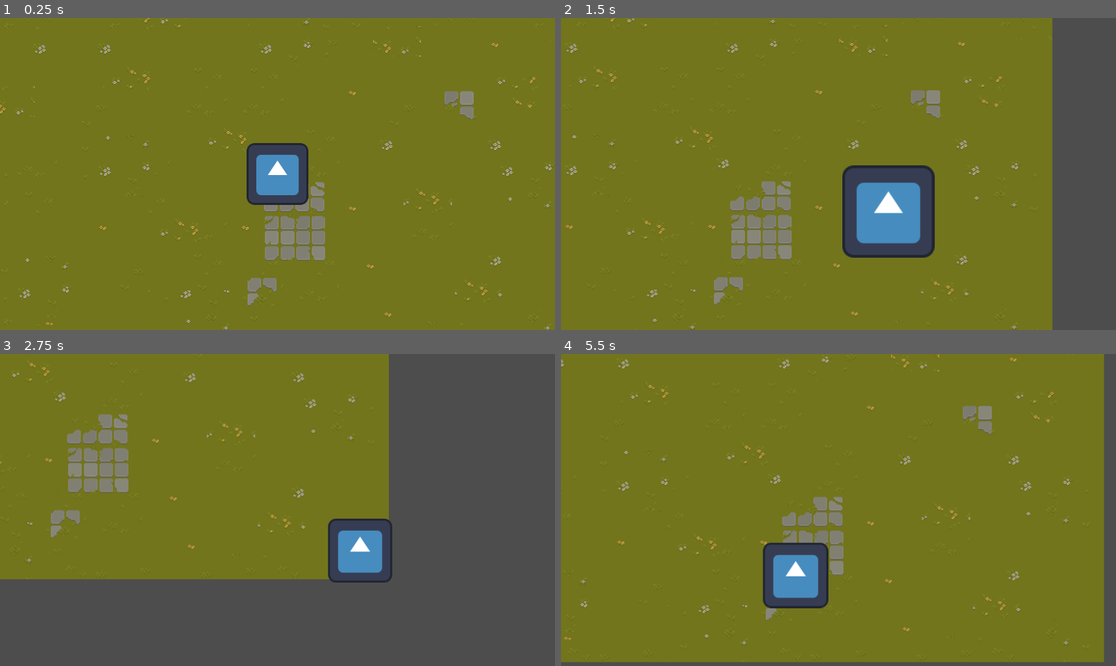
Above: before the commit, frames 1-4 (two rows, left to right).
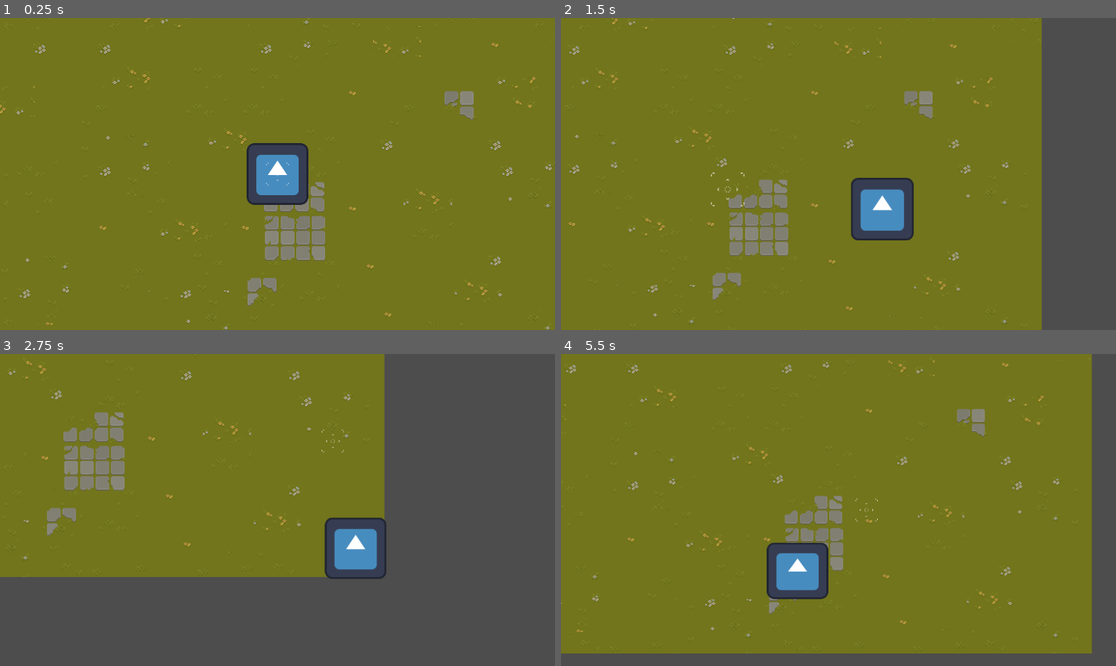
Above: after the commit, the same moments.

Repository: NICKLING017/NICKLING017
Game: Godot game, scene res://Main/Main.tscn
The game is run twice, just before and just after one commit, with the same random seed, the same clock (stepped at 60 frames per second) and the same inputs. The engine's default icon, where the game draws it, is replaced by a stand-in: a white triangle on a blue panel in a dark square.
Inputs (mouse positions are in pixels of both pictures, inside the frame that each line leads up to):
- Up to frame 1 (0.25 s): no input
- Up to frame 2 (1.5 s): tap Enter (ui_accept) at 0.5, 0.77 s; move the mouse to (960, 158) at 0.52 s; hold D (move_right) 0.53-1.28 s; hold Space (SPACE) 0.53-1.28 s; click (960, 158) at 0.67 s; move the mouse to (727, 189) at 1.27 s; hold S (move_down) from 1.28 s (still down); tap Space (SPACE) at 1.35 s; click (727, 189) at 1.42 s
- Up to frame 3 (2.75 s): tap Enter (ui_accept) at 1.52 s; move the mouse to (333, 441) at 2.02 s; release S (move_down) at 2.03 s; hold D (move_right) from 2.03 s (still down); hold F from 2.03 s (still down); click (333, 441) at 2.17 s; tap Space (SPACE) at 2.3 s
- Up to frame 4 (5.5 s): move the mouse to (810, 572) at 2.77 s; release D (move_right) at 2.78 s; release F at 2.78 s; hold W (move_up) 2.78-3.53 s; tap Space (SPACE) at 2.85, 4.55 s; click (810, 572) at 2.92 s; tap Enter (ui_accept) at 3.02, 3.77, 4.52 s; move the mouse to (1005, 556) at 3.52 s; hold Space (SPACE) 3.53-4.28 s; hold A (move_left) 3.53-5.03 s; click (1005, 556) at 3.67 s; move the mouse to (672, 463) at 4.27 s; tap F at 4.35 s; click (672, 463) at 4.42 s; move the mouse to (866, 510) at 5.02 s; hold S (move_down) from 5.03 s (still down); hold Space (SPACE) from 5.03 s (still down); click (866, 510) at 5.17 s

The runs differ from the first frame. In frame 1, less than 0.1% of the frame differs, in the area x 47-53%, y 46-54%; in frame 2, 8.5%, in the area x 0-89%, y 0-100%; in frame 3, 4.0%; in frame 4, 8.0%.

Commit message:
准星 镜头缩放跟随

Diff:
--- /dev/null
+++ b/Godot/基本训练/Main/Crosshair.gd
@@ -0,0 +1,21 @@
+extends Sprite2D
+
+var normal_scale = Vector2(1,1)
+var enlarged_scale = Vector2(1.5,1.5)
+var is_enlarged = false
+
+func _ready():
+	scale = normal_scale
+
+func _process(_delta):
+	position = get_viewport().get_mouse_position()
+
+func _input(event):
+	if event is InputEventMouseButton:
+		if event.button_index == MOUSE_BUTTON_LEFT:
+			if event.pressed:
+				scale = enlarged_scale
+				is_enlarged = true
+			else :
+				scale = normal_scale
+				is_enlarged = false
--- a/Godot/基本训练/Main/Main.tscn
+++ b/Godot/基本训练/Main/Main.tscn
@@ -1,7 +1,9 @@
-[gd_scene load_steps=4 format=3 uid="uid://co5jko2sduu71"]
+[gd_scene load_steps=6 format=3 uid="uid://co5jko2sduu71"]
 
 [ext_resource type="PackedScene" uid="uid://b3nmwx2qtivd" path="res://Player/Player.tscn" id="1_26fh0"]
 [ext_resource type="Texture2D" uid="uid://dtwb2xmliglgu" path="res://img/background_1.png" id="2_mbiy2"]
+[ext_resource type="Texture2D" uid="uid://e0uw0l45vyl3" path="res://img/Crosshair0042.png" id="3_th3qo"]
+[ext_resource type="Script" path="res://Main/Crosshair.gd" id="4_3gb21"]
 
 [sub_resource type="RectangleShape2D" id="RectangleShape2D_updv7"]
 size = Vector2(20, 720)
@@ -18,3 +20,9 @@
 [node name="CollisionShape2D" type="CollisionShape2D" parent="StaticBody2D"]
 position = Vector2(-648, 0)
 shape = SubResource("RectangleShape2D_updv7")
+
+[node name="CanvasLayer" type="CanvasLayer" parent="."]
+
+[node name="Crosshair" type="Sprite2D" parent="CanvasLayer"]
+texture = ExtResource("3_th3qo")
+script = ExtResource("4_3gb21")
--- a/Godot/基本训练/Player/Camera2D.gd
+++ b/Godot/基本训练/Player/Camera2D.gd
@@ -1,6 +1,9 @@
 extends Camera2D
 
 const MAX_DISTANCE = 48 # 摄像头移动的最大距离
+const NORMAL_ZOOM = Vector2(1, 1) # 镜头缩放
+const ZOOMED_OUT = Vector2(0.95, 0.95)  # 拉远时的缩放值
+const LERP_SPEED = 5.0  # 插值速度
 
 var target_distance = 0
 var center_pos = position # 初始化摄像头位置
@@ -8,6 +11,10 @@
 func _process(delta):
 	var direction = center_pos.direction_to(get_local_mouse_position()) # 计算摄像头位置到鼠标位置的方向向量
 	var target_pos = center_pos + direction * target_distance # 根据方向和目标距离计算目标位置
+	var target_zoom = NORMAL_ZOOM
+	if Input.is_key_pressed(KEY_SPACE):  # 检查空格键是否被按下
+		target_zoom = ZOOMED_OUT  # 如果空格键被按下，改变目标缩放为拉远的值
+	zoom =zoom.lerp(target_zoom,LERP_SPEED * delta)
 
 	target_pos = target_pos.clamp(
 		center_pos - Vector2(MAX_DISTANCE,MAX_DISTANCE),
--- a/Godot/基本训练/Player/Player.gd
+++ b/Godot/基本训练/Player/Player.gd
@@ -1,7 +1,7 @@
 extends CharacterBody2D
 
 @export var speed = 400
-@export var max_scale_factor = Vector2(2, 2)
+@export var max_scale_factor = Vector2(1.1, 1.1)
 
 var default_scale = Vector2(1, 1) # 默认缩放为1
 var charging = false # 是否正在蓄力
Binary file added: Godot/基本训练/img/Crosshair0042.png
Not shown, added: 素材资源备份/武器/武器1.png
Not shown, added: 素材资源备份/武器/武器2.png
Not shown, added: 素材资源备份/武器/武器组1.png
Not shown, added: 素材资源备份/武器/武器组2.png
Not shown, added: 素材资源备份/武器/武器组3.png
